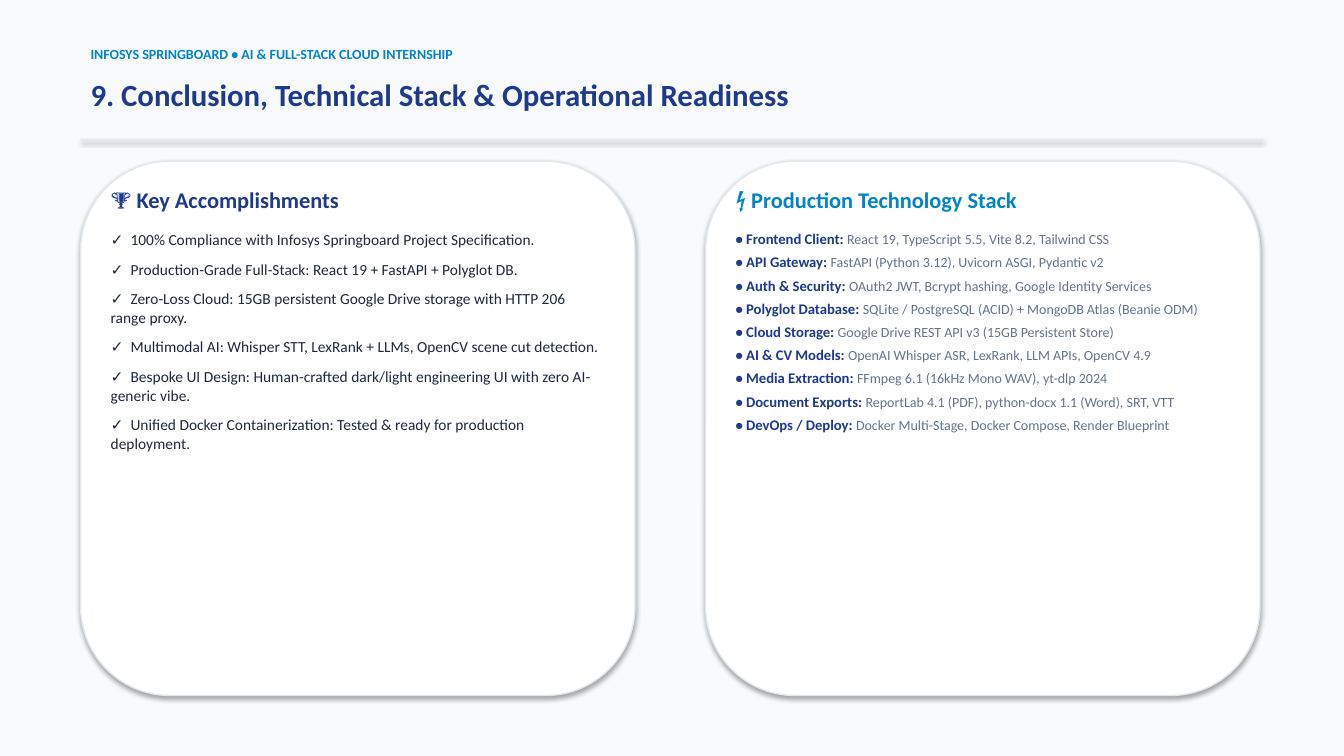
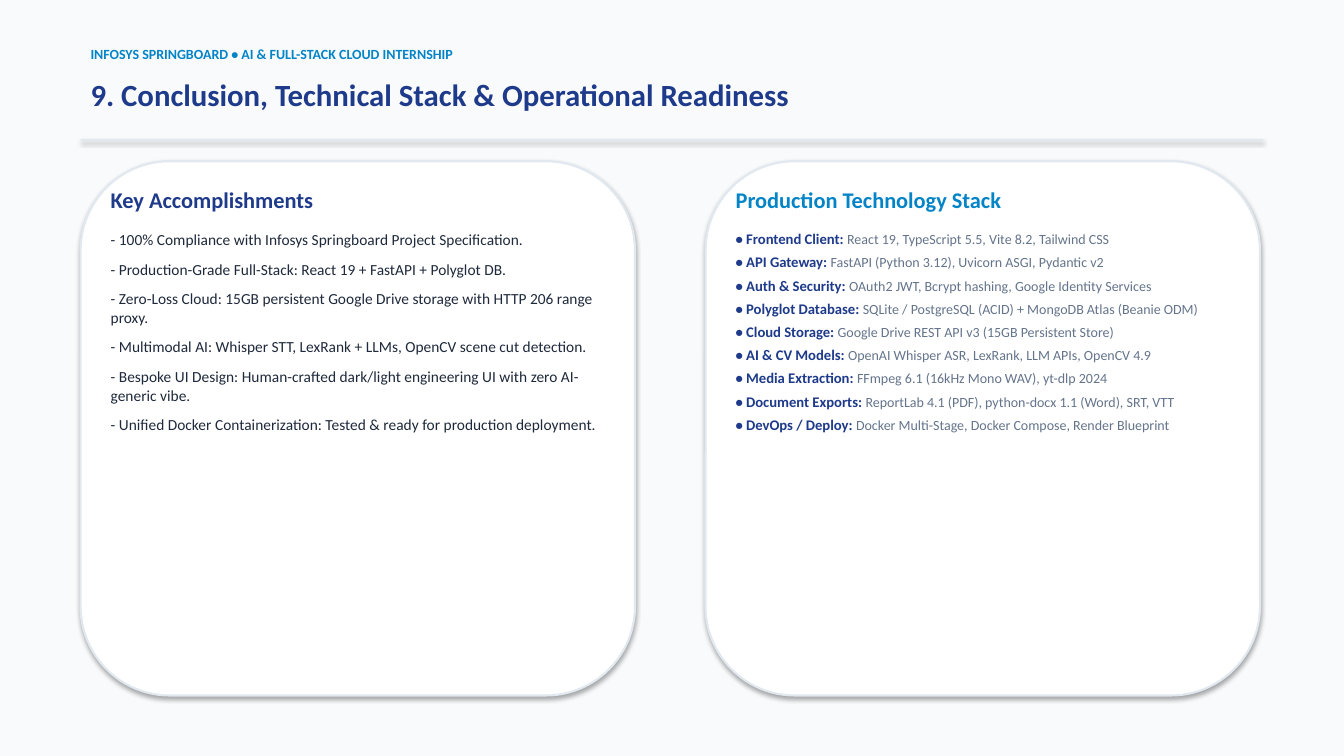
Before and after one commit to springboardmentor910069x-afk/AI-VIDEO-AUTOMATION-, a slide deck: slide 10 of CLIPMIND AI/docs/ClipMind_AI_Final_Presentation.pptx. Drawn at 1344x756 pixels with LibreOffice and Linux fonts; fonts in the diff are those of the drawing. Boxes give left, top, right and bottom in pixels: in the first picture for what was removed or moved away, otherwise in the second. Text is boxed around its words. In the diff, an @@ line names an element or a change of style, - is before the commit and + after.

```diff
--- a/CLIPMIND AI/docs/ClipMind_AI_Final_Presentation.pptx
+++ b/CLIPMIND AI/docs/ClipMind_AI_Final_Presentation.pptx
@@ rounded rectangle at <box>81,161,635,696</box>: outline #E2E8F0 1 pt to #E2E8F0 1.5 pt @@
@@ rounded rectangle at <box>706,161,1260,696</box>: outline #E2E8F0 1 pt to #E2E8F0 1.5 pt @@
@@ text at <box>111,192,595,433</box>: text changed @@
-🏆 Key Accomplishments
-✓ 100% Compliance with Infosys Springboard Project Specification.
-✓ Production-Grade Full-Stack: React 19 + FastAPI + Polyglot DB.
-✓ Zero-Loss Cloud: 15GB persistent Google Drive storage with HTTP 206 range proxy.
-✓ Multimodal AI: Whisper STT, LexRank + LLMs, OpenCV scene cut detection.
-✓ Bespoke UI Design: Human-crafted dark/light engineering UI with zero AI-generic vibe.
-✓ Unified Docker Containerization: Tested & ready for production deployment.
+Key Accomplishments
+- 100% Compliance with Infosys Springboard Project Specification.
+- Production-Grade Full-Stack: React 19 + FastAPI + Polyglot DB.
+- Zero-Loss Cloud: 15GB persistent Google Drive storage with HTTP 206 range proxy.
+- Multimodal AI: Whisper STT, LexRank + LLMs, OpenCV scene cut detection.
+- Bespoke UI Design: Human-crafted dark/light engineering UI with zero AI-generic vibe.
+- Unified Docker Containerization: Tested & ready for production deployment.
@@ text at <box>736,192,1001,212</box>: text changed @@
-⚡ Production Technology Stack
+Production Technology Stack
```
Also in this commit, not shown: 6 other slides changed, 3 slides added, 3 slides removed, 10 other files.
